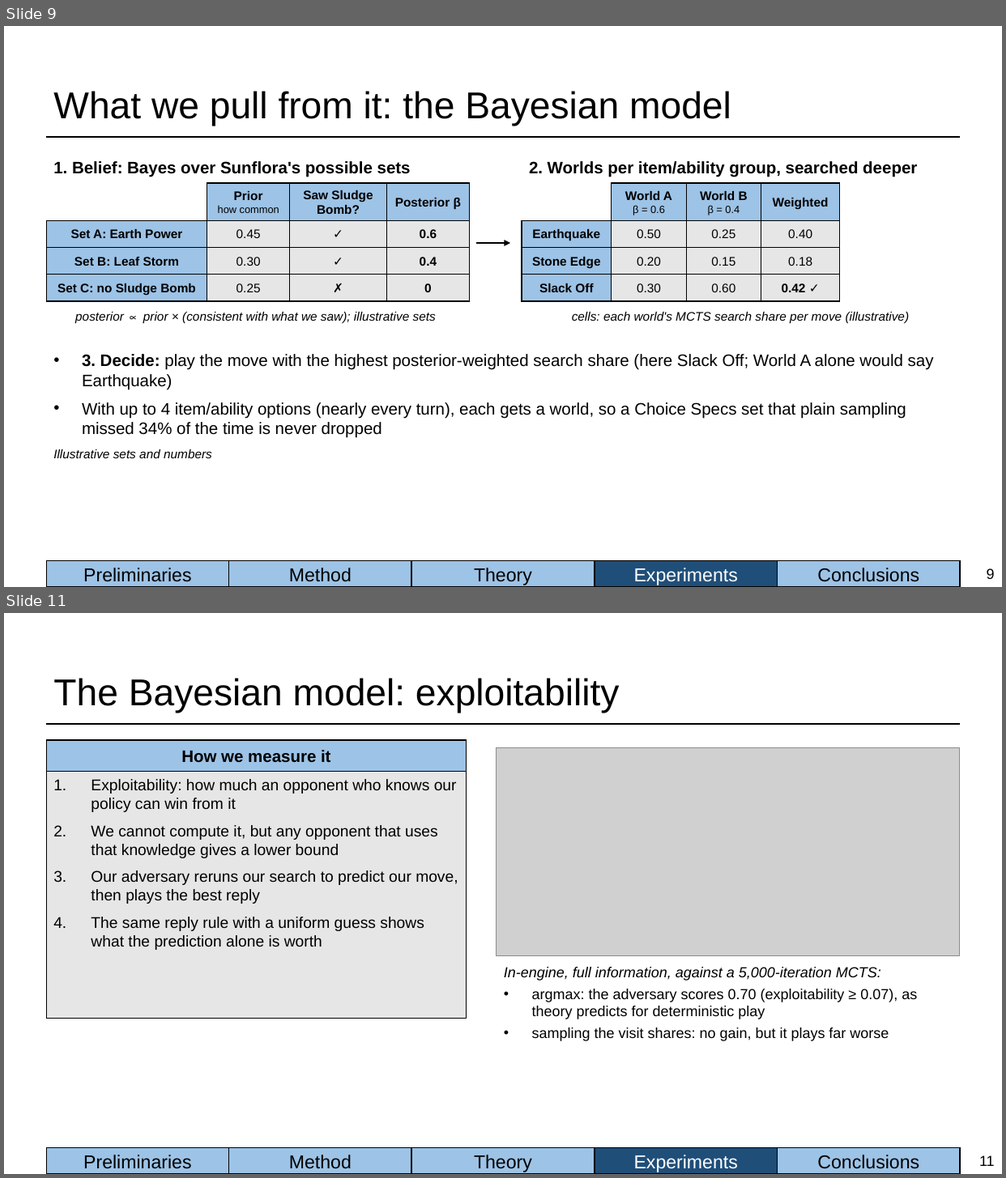
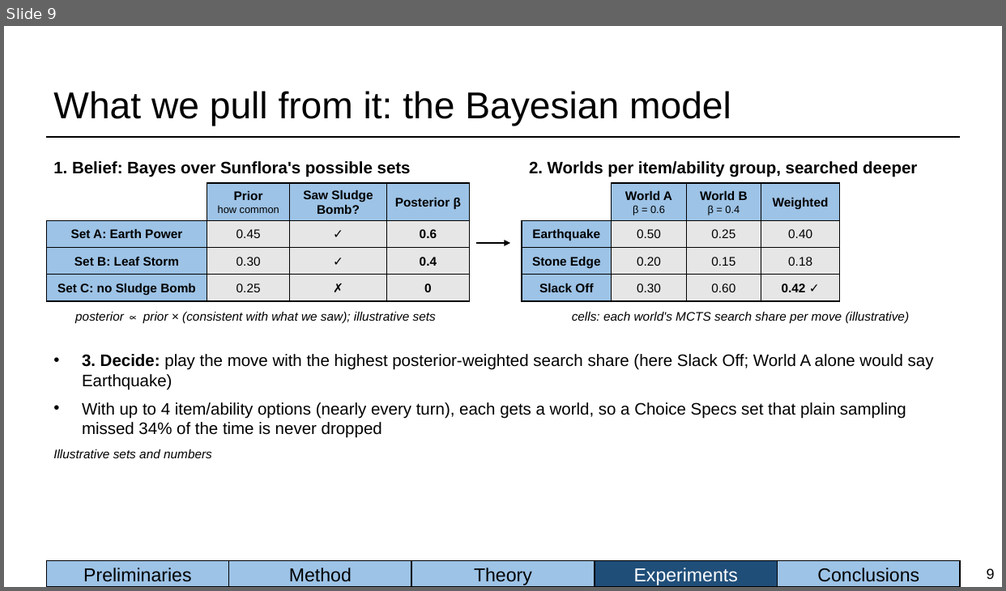
Before and after one commit to BioFanat/pokemon-equilibrium-engine, a slide deck: report/slides/deck.pptx. Shown one above the other, each under a label of ours: slides 9 and 11 before the commit, slide 9 after it; the slides between them are not shown. The pictures are 1006x1178 and 1006x591 pixels, drawn with LibreOffice and Linux fonts; fonts in the diff are those of the drawing; grey boxes stand for pictures. Boxes give left, top, right and bottom in pixels: in the first picture for what was removed or moved away, otherwise in the second. Text is boxed around its words. In the diff, an @@ line names an element or a change of style, - is before the commit and + after.

Commit message:
Deck: one Bayesian results slide (paired-games table, plain-language exploitability); Hedge-over-Bayesian dropped

```diff
--- a/report/slides/deck.pptx
+++ b/report/slides/deck.pptx
@@ slide 11 removed at [4,613,1002,1174], background #FFFFFF; not listed: 6 template elements that a slide beside it also shows @@
@@ title removed at [53,678,620,713] @@
-The Bayesian model: exploitability
@@ rectangle removed at [47,740,467,772] @@
-How we measure it
@@ picture removed at [496,747,960,956] @@
@@ rectangle removed at [47,772,467,1019] @@
-1. Exploitability: how much an opponent who knows our policy can win from it
-2. We cannot compute it, but any opponent that uses that knowledge gives a lower bound
-3. Our adversary reruns our search to predict our move, then plays the best reply
-4. The same reply rule with a uniform guess shows what the prediction alone is worth
@@ text removed at [504,967,917,1041] @@
-In-engine, full information, against a 5,000-iteration MCTS:
-• argmax: the adversary scores 0.70 (exploitability ≥ 0.07), as theory predicts for deterministic play
-• sampling the visit shares: no gain, but it plays far worse
@@ page number removed at [979,1156,995,1166] @@
-11
```
Also in this commit, not shown: 1 slide changed, 1 slide added, 1 other slide removed, 6 other files.
